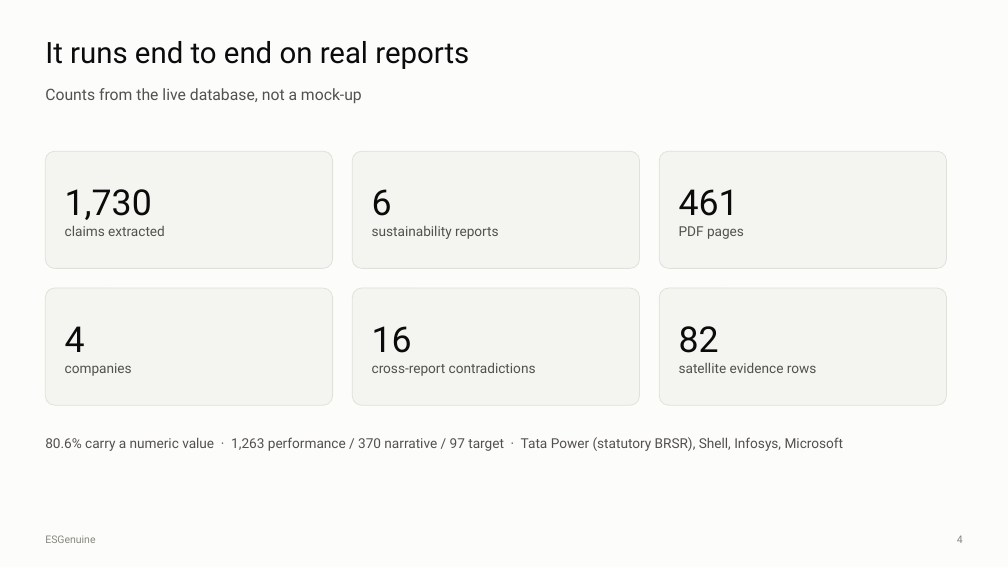
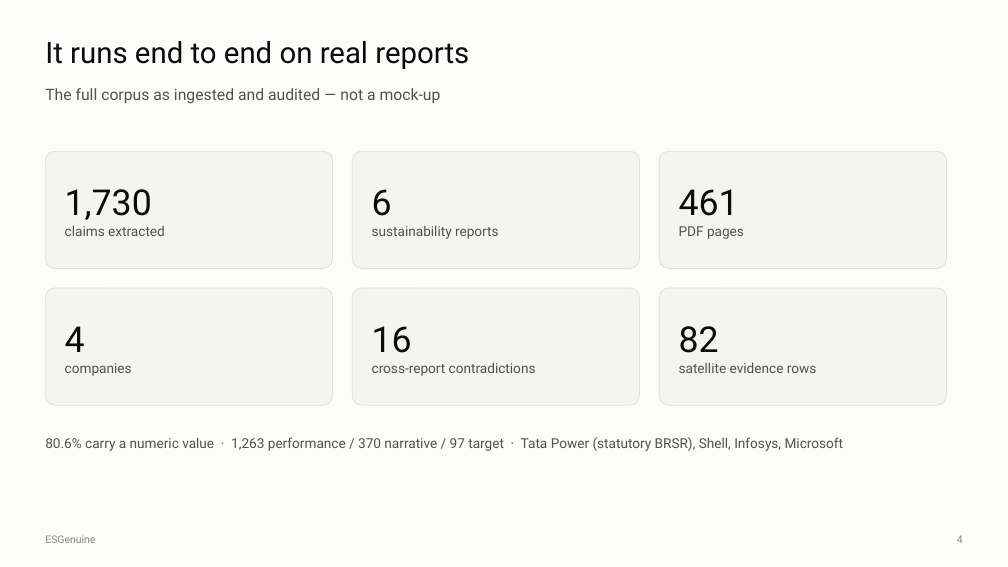
Before and after one commit to iamnishaant/ESGenuine, a slide deck: slide 4 of docs/presentation/ESGenuine_presentation.pptx. Drawn at 1008x567 pixels with LibreOffice and Linux fonts; fonts in the diff are those of the drawing. Boxes give left, top, right and bottom in pixels: in the first picture for what was removed or moved away, otherwise in the second. Text is boxed around its words. In the diff, an @@ line names an element or a change of style, - is before the commit and + after.

```diff
--- a/docs/presentation/ESGenuine_presentation.pptx
+++ b/docs/presentation/ESGenuine_presentation.pptx
@@ text at <box>45,88,441,104</box>: text changed @@
-Counts from the live database, not a mock-up
+The full corpus as ingested and audited — not a mock-up
```
Also in this commit, not shown: 1 other slide changed, 5 other files.
